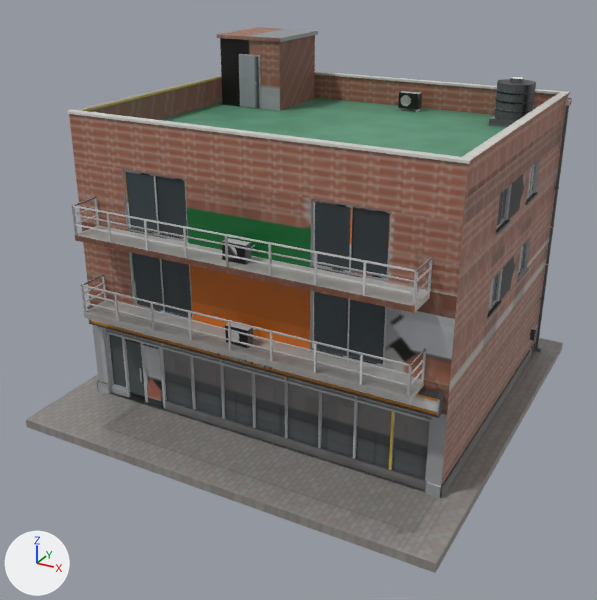
Two versions of the FBX model cs2_ilsan/CS2Assets/IlsanShop01/IlsanShop01_LOD1.fbx, one commit apart.
The view is the same before and after, from a 50 mm camera at (13.45, -26.04, 16.29) aimed at (-0.19, -1.24, 3.89). The lights are fixed; the arrows at lower left show +X, +Y and +Z. The picture after the commit comes second. Where no turn or scale is listed for an object, it has been applied to the vertices.

Script lines for the objects in view, before the commit:
```python
me_ilsanshop01_lod1 = bpy.data.meshes.new('IlsanShop01_LOD1')
me_ilsanshop01_lod1.from_pydata(...)  # 4000 vertices, 6428 faces; spans x -8.0..7.9, y -7.9..7.9, z -0.3..12.6
me_ilsanshop01_lod1.materials.append(mat_ilsanshop01)
ob_ilsanshop01_lod1 = bpy.data.objects.new('IlsanShop01_LOD1', me_ilsanshop01_lod1)
ob_ilsanshop01_lod1.location = (0.0, 0.0, 0.0)
```
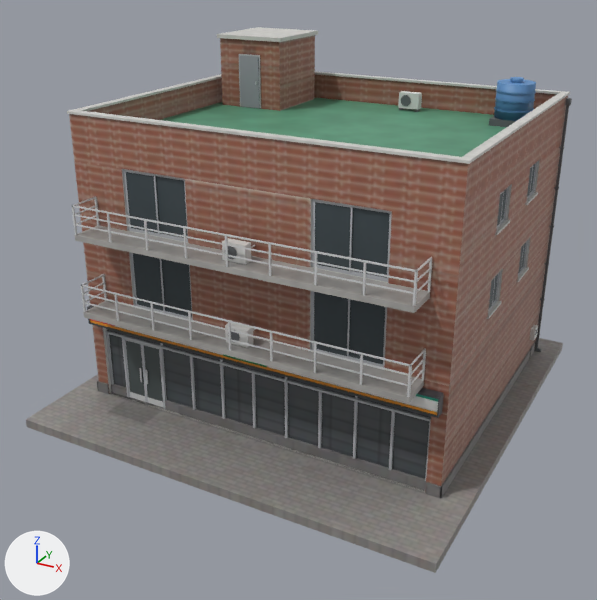
The change in detail:
me_ilsanshop01_lod1 is used by ob_ilsanshop01_lod1; location (0.0, 0.0, 0.0).
me_ilsanshop01_lod1 had 4000 vertices, 6428 faces and spanned x -8.0..7.9, y -7.9..7.9, z -0.3..12.6.
me_ilsanshop01_lod1 now has 4002 vertices, 6430 faces and spans x -8.0..7.9, y -7.9..7.9, z -0.3..12.6.
me_ilsanshop01_lod1 part 1: 35 vertices moved from x -0.6..0.5, y -5.4..-5.3, z 3.2..3.6 to x -0.5..0.5, y -5.3, z 3.3..3.5; 318 vertices removed from x -1.1..1.1, y -5.4..-5.3, z 3.2..3.6; 240 vertices added at x -0.9..0.9, y -5.3, z 3.2..3.5.
me_ilsanshop01_lod1 part 2: 4942 kept faces spanning x -8.0..7.9, y -7.9..7.9, z -0.3..12.6 get new texture (UV) coordinates.
Other edits to the shape of me_ilsanshop01_lod1 do not show in these pictures.

Location of each change, [x1, y1, x2, y2] in pixels of the pictures (597 x 600 px; the box of a moved part takes in the faces that stretch with it):
part 1 of me_ilsanshop01_lod1, moved or reshaped
    before: [217, 353, 273, 370]
    after: [223, 354, 266, 367]
part 2 of me_ilsanshop01_lod1, surface changed
    both: [72, 27, 572, 562]
